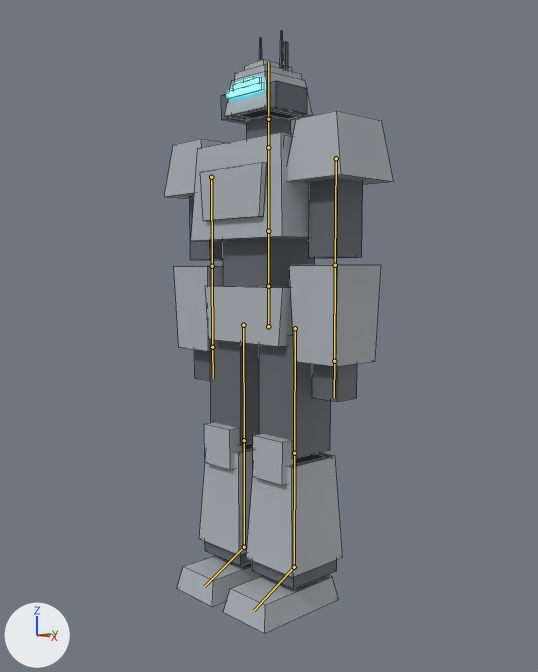
Renders of the Blender file blender/mech_frame.blend from each side of a commit.
Rendered twice from a camera (50 mm lens) standing at (7.98, -7.57, 4.8) and looking at (-0.01, 0.02, 3.86). Lighting does not change. The marker at lower left points along +X, +Y and +Z. The picture after the commit comes second. Both versions are drawn at frame 0 of the action 'idle'; the numbers are the values there. The bones that change are drawn over the model as lines. Mesh edges are drawn as thin lines.

The first picture shows 'arm_left_heavy', 'arm_left_standard', 'arm_right_heavy', 'body_heavy', 'head_heavy', 'head_light', 'head_standard', 'leg_left_heavy', 'leg_left_light', 'leg_left_standard', 'leg_right_heavy'.
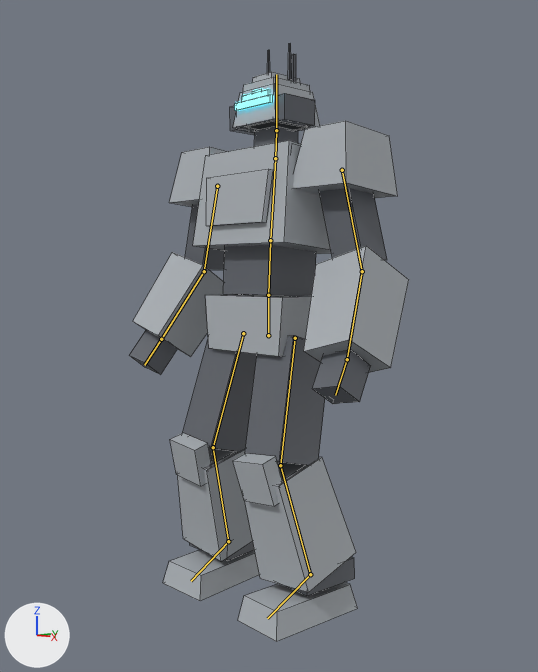
Scene script edits in JSON lines:
```json
{"block": "bone_hips", "where": "bone_hips = bpy.data.objects['rig_mech'].pose.bones['Hips']  # child of 'Root'"}
{"op": "set", "path": "bone_hips.location", "old": "(0.0, 0.0, 0.0)", "new": "(0.0, -0.13, 0.0)"}
{"block": "bone_spine", "where": "bone_spine = bpy.data.objects['rig_mech'].pose.bones['Spine']  # child of 'Hips'"}
{"op": "set", "path": "bone_spine.rotation_euler", "old": "(0.0, 0.0, 0.0)", "new": "(-0.0524, 0.0, 0.0)", "note": "degrees (0, 0, 0) -> degrees (-3, 0, 0)"}
{"block": "bone_chest", "where": "bone_chest = bpy.data.objects['rig_mech'].pose.bones['Chest']  # child of 'Spine'"}
{"op": "set", "path": "bone_chest.rotation_euler", "old": "(0.0, 0.0, 0.0)", "new": "(-0.0349, 0.0, 0.0)", "note": "degrees (0, 0, 0) -> degrees (-2, 0, 0)"}
{"block": "bone_neck", "where": "bone_neck = bpy.data.objects['rig_mech'].pose.bones['Neck']  # child of 'Chest'"}
{"op": "set", "path": "bone_neck.rotation_euler", "old": "(0.0, 0.0, 0.0)", "new": "(0.0524, 0.0, 0.0)", "note": "degrees (0, 0, 0) -> degrees (3, 0, 0)"}
{"block": "bone_head", "where": "bone_head = bpy.data.objects['rig_mech'].pose.bones['Head']  # child of 'Neck'"}
{"op": "set", "path": "bone_head.rotation_euler", "old": "(0.0, 0.0, 0.0)", "new": "(0.0349, 0.0, 0.0)", "note": "degrees (0, 0, 0) -> degrees (2, 0, 0)"}
{"block": "bone_upperarm_l", "where": "bone_upperarm_l = bpy.data.objects['rig_mech'].pose.bones['UpperArm_L']  # child of 'Shoulder_L'"}
{"op": "set", "path": "bone_upperarm_l.rotation_euler", "old": "(0.0, 0.0, 0.0)", "new": "(0.0873, 0.0, -0.262)", "note": "degrees (0, 0, 0) -> degrees (5, 0, -15)"}
{"block": "bone_lowerarm_l", "where": "bone_lowerarm_l = bpy.data.objects['rig_mech'].pose.bones['LowerArm_L']  # child of 'UpperArm_L'"}
{"op": "set", "path": "bone_lowerarm_l.rotation_euler", "old": "(0.0, 0.0, 0.0)", "new": "(-0.524, 0.0, 0.0)", "note": "degrees (0, 0, 0) -> degrees (-30, 0, 0)"}
{"block": "bone_hand_l", "where": "bone_hand_l = bpy.data.objects['rig_mech'].pose.bones['Hand_L']  # child of 'LowerArm_L'"}
{"op": "set", "path": "bone_hand_l.rotation_euler", "old": "(0.0, 0.0, 0.0)", "new": "(-0.0873, 0.0, 0.0873)", "note": "degrees (0, 0, 0) -> degrees (-5, 0, 5)"}
{"block": "bone_upperarm_r", "where": "bone_upperarm_r = bpy.data.objects['rig_mech'].pose.bones['UpperArm_R']  # child of 'Shoulder_R'"}
{"op": "set", "path": "bone_upperarm_r.rotation_euler", "old": "(0.0, 0.0, 0.0)", "new": "(0.0873, 0.0, 0.262)", "note": "degrees (0, 0, 0) -> degrees (5, 0, 15)"}
{"block": "bone_lowerarm_r", "where": "bone_lowerarm_r = bpy.data.objects['rig_mech'].pose.bones['LowerArm_R']  # child of 'UpperArm_R'"}
{"op": "set", "path": "bone_lowerarm_r.rotation_euler", "old": "(0.0, 0.0, 0.0)", "new": "(-0.524, 0.0, 0.0)", "note": "degrees (0, 0, 0) -> degrees (-30, 0, 0)"}
{"block": "bone_hand_r", "where": "bone_hand_r = bpy.data.objects['rig_mech'].pose.bones['Hand_R']  # child of 'LowerArm_R'"}
{"op": "set", "path": "bone_hand_r.rotation_euler", "old": "(0.0, 0.0, 0.0)", "new": "(-0.0873, 0.0, -0.0873)", "note": "degrees (0, 0, 0) -> degrees (-5, 0, -5)"}
{"block": "bone_upperleg_l", "where": "bone_upperleg_l = bpy.data.objects['rig_mech'].pose.bones['UpperLeg_L']  # child of 'Hips'"}
{"op": "set", "path": "bone_upperleg_l.rotation_euler", "old": "(0.0, 0.0, 0.0)", "new": "(-0.262, 0.0, -0.105)", "note": "degrees (0, 0, 0) -> degrees (-15, 0, -6)"}
{"block": "bone_lowerleg_l", "where": "bone_lowerleg_l = bpy.data.objects['rig_mech'].pose.bones['LowerLeg_L']  # child of 'UpperLeg_L'"}
{"op": "set", "path": "bone_lowerleg_l.rotation_euler", "old": "(0.0, 0.0, 0.0)", "new": "(0.524, 0.0, 0.0)", "note": "degrees (0, 0, 0) -> degrees (30, 0, 0)"}
{"block": "bone_foot_l", "where": "bone_foot_l = bpy.data.objects['rig_mech'].pose.bones['Foot_L']  # child of 'LowerLeg_L'"}
{"op": "set", "path": "bone_foot_l.rotation_euler", "old": "(0.0, 0.0, 0.0)", "new": "(-0.262, 0.0, 0.105)", "note": "degrees (0, 0, 0) -> degrees (-15, 0, 6)"}
{"block": "bone_upperleg_r", "where": "bone_upperleg_r = bpy.data.objects['rig_mech'].pose.bones['UpperLeg_R']  # child of 'Hips'"}
{"op": "set", "path": "bone_upperleg_r.rotation_euler", "old": "(0.0, 0.0, 0.0)", "new": "(-0.262, 0.0, 0.105)", "note": "degrees (0, 0, 0) -> degrees (-15, 0, 6)"}
{"block": "bone_lowerleg_r", "where": "bone_lowerleg_r = bpy.data.objects['rig_mech'].pose.bones['LowerLeg_R']  # child of 'UpperLeg_R'"}
{"op": "set", "path": "bone_lowerleg_r.rotation_euler", "old": "(0.0, 0.0, 0.0)", "new": "(0.524, 0.0, 0.0)", "note": "degrees (0, 0, 0) -> degrees (30, 0, 0)"}
{"block": "bone_foot_r", "where": "bone_foot_r = bpy.data.objects['rig_mech'].pose.bones['Foot_R']  # child of 'LowerLeg_R'"}
{"op": "set", "path": "bone_foot_r.rotation_euler", "old": "(0.0, 0.0, 0.0)", "new": "(-0.262, 0.0, -0.105)", "note": "degrees (0, 0, 0) -> degrees (-15, 0, -6)"}
```

Boxes (x1, y1, x2, y2) around the edits, measured in the pictures (538 x 672 px):
```json
{"object": "leg_left_heavy", "change": "posed", "before": [224, 334, 343, 633], "after": [233, 335, 358, 641]}
{"object": "arm_left_heavy", "change": "posed", "before": [288, 111, 394, 402], "after": [293, 121, 409, 404], "on screen": "9% wider"}
{"object": "body_heavy", "change": "posed", "before": [191, 115, 315, 346], "after": [193, 126, 331, 356]}
{"object": "leg_right_heavy", "change": "posed", "before": [177, 339, 263, 607], "after": [163, 340, 259, 601]}
{"object": "arm_right_heavy", "change": "posed", "before": [164, 139, 226, 381], "after": [129, 147, 227, 375]}
{"object": "head_heavy", "change": "posed", "before": [221, 70, 313, 124], "after": [230, 83, 320, 135]}
{"object": "head_standard", "change": "posed", "before": [233, 41, 303, 119], "after": [242, 54, 310, 131]}
{"object": "head_light", "change": "posed", "before": [243, 30, 292, 119], "after": [246, 43, 306, 130]}
{"object": "leg_left_standard", "change": "posed", "before": [295, 454, 329, 465], "after": [276, 459, 318, 485], "on screen": "mostly hidden"}
{"object": "arm_left_standard", "change": "posed", "before": [316, 257, 356, 258], "on screen": "not visible afterwards"}
{"bone": "Hips", "before": "(268, 326) to (268, 286)", "after": "(268, 335) to (268, 295)"}
{"bone": "Spine", "before": "(268, 286) to (268, 231)", "after": "(268, 295) to (270, 240)"}
{"bone": "Chest", "before": "(268, 231) to (268, 147)", "after": "(270, 240) to (275, 158)"}
{"bone": "Neck", "before": "(268, 147) to (268, 119)", "after": "(275, 158) to (276, 130)"}
{"bone": "Head", "before": "(268, 119) to (268, 62)", "after": "(276, 130) to (276, 74)"}
{"bone": "UpperArm_L", "before": "(336, 158) to (335, 265)", "after": "(342, 170) to (362, 271)"}
{"bone": "LowerArm_L", "before": "(335, 265) to (334, 361)", "after": "(362, 271) to (347, 359)"}
{"bone": "Hand_L", "before": "(334, 361) to (334, 397)", "after": "(347, 359) to (335, 395)"}
{"bone": "UpperArm_R", "before": "(211, 177) to (212, 266)", "after": "(217, 186) to (204, 271)"}
{"bone": "LowerArm_R", "before": "(212, 266) to (212, 347)", "after": "(204, 271) to (161, 339)"}
{"bone": "Hand_R", "before": "(212, 347) to (213, 378)", "after": "(161, 339) to (144, 365)"}
{"bone": "UpperLeg_L", "before": "(295, 328) to (294, 453)", "after": "(295, 338) to (280, 465)"}
{"bone": "LowerLeg_L", "before": "(294, 453) to (294, 567)", "after": "(280, 465) to (310, 574)"}
{"bone": "Foot_L", "before": "(294, 567) to (254, 610)", "after": "(310, 574) to (267, 618)"}
{"bone": "UpperLeg_R", "before": "(243, 325) to (244, 440)", "after": "(243, 333) to (213, 447)"}
{"bone": "LowerLeg_R", "before": "(244, 440) to (244, 547)", "after": "(213, 447) to (228, 541)"}
{"bone": "Foot_R", "before": "(244, 547) to (204, 586)", "after": "(228, 541) to (191, 581)"}
```
